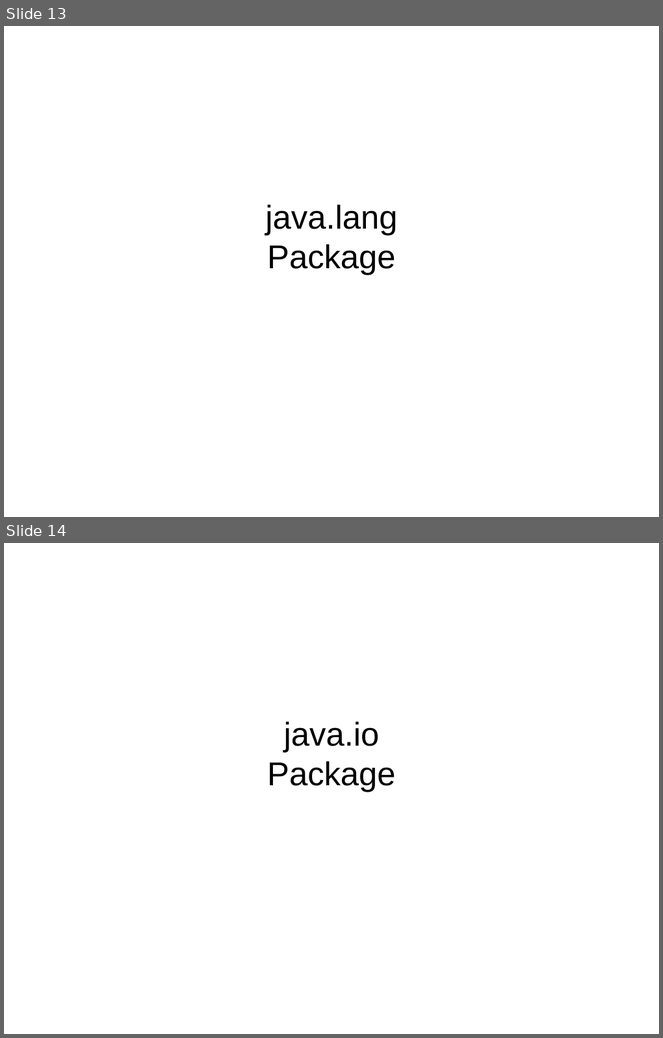
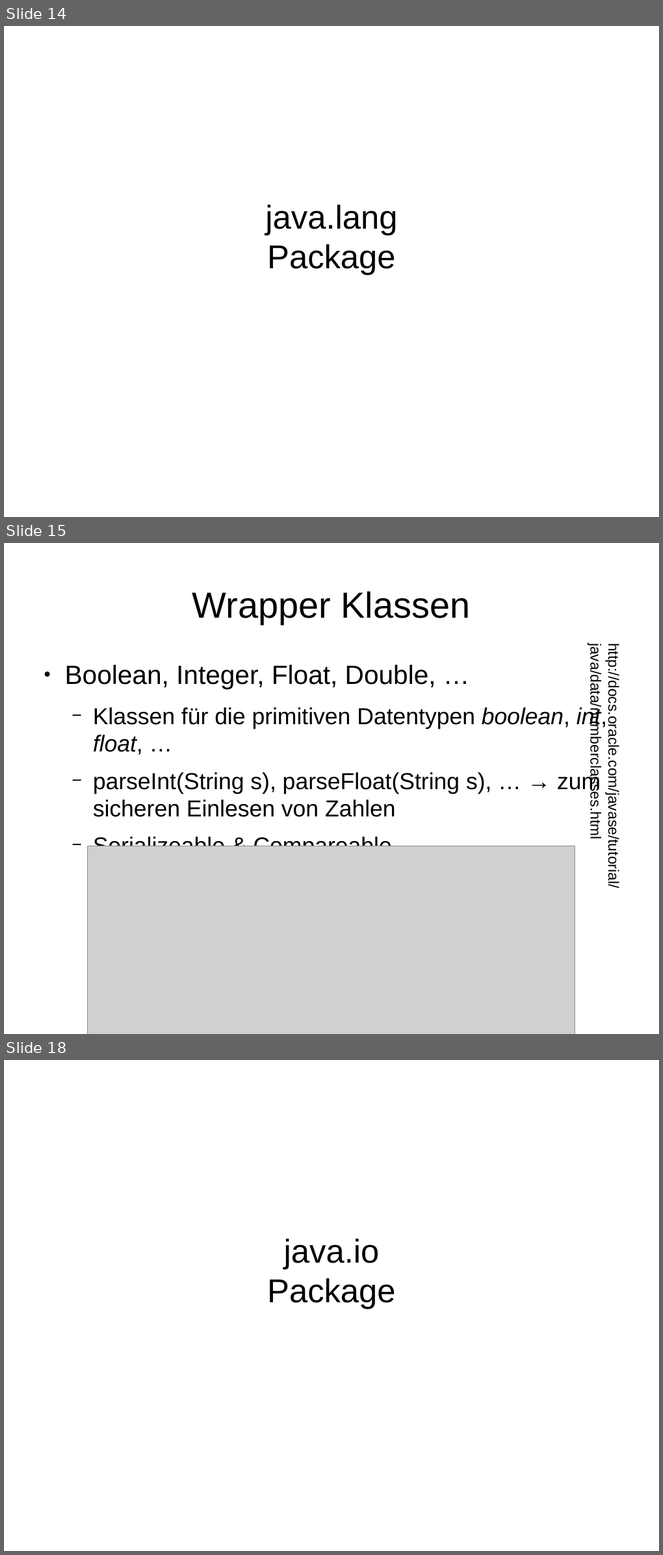
Before and after one commit to gormed/tutorium, a slide deck: Java_Documentation_Slides.odp. Shown one above the other, each under a label of ours: slides 13 and 14 before the commit, slides 14, 15 and 18 after it; the slides between them are not shown. The pictures are 663x1038 and 663x1555 pixels, drawn with LibreOffice and Linux fonts; fonts in the diff are those of the drawing; grey boxes stand for pictures. Boxes give left, top, right and bottom in pixels: in the first picture for what was removed or moved away, otherwise in the second. Text is boxed around its words. In the diff, an @@ line names an element or a change of style, - is before the commit and + after.

```diff
--- a/Java_Documentation_Slides.odp
+++ b/Java_Documentation_Slides.odp
@@ slide 15 added at box(4, 543, 659, 1034), background #FFFFFF @@
@@ title added at box(192, 591, 471, 624), 44 pt, text #000000 @@
+Wrapper Klassen
@@ text added at box(65, 665, 607, 817), 28 pt, text #000000 @@
+● Boolean, Integer, Float, Double, …
+  − Klassen für die primitiven Datentypen boolean, int, float, …
+  − parseInt(String s), parseFloat(String s), … → zum sicheren Einlesen von Zahlen
+  − Serializeable & Compareable
@@ text added at box(588, 663, 622, 880), 18 pt, text #000000 @@
+http://docs.oracle.com/javase/tutorial/java/data/numberclasses.html
@@ picture added at box(87, 846, 575, 1034) @@
@@ what was slide 13 is now slide 14 @@
@@ what was slide 14 is now slide 18 @@
```
Also in this commit, not shown: 1 slide changed, 3 other slides added.
